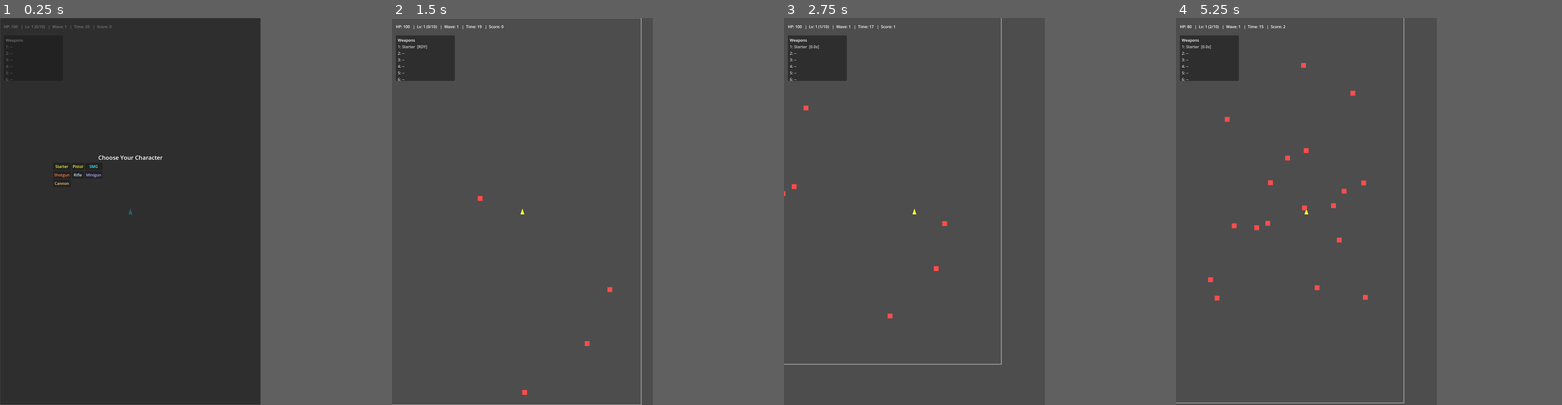
Above: before the commit, frames 1-4 (left to right).
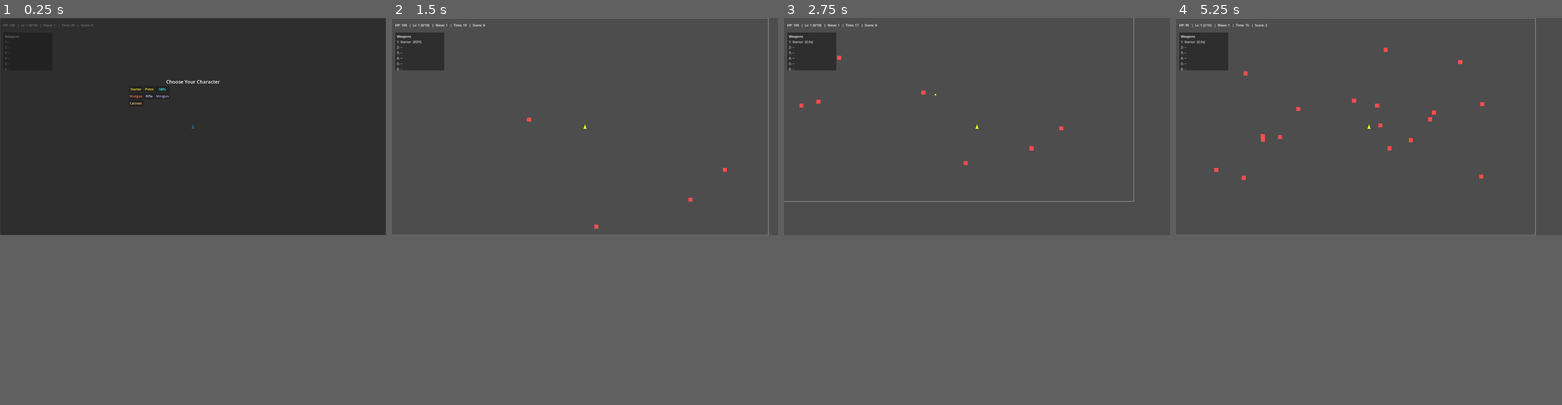
Above: after the commit, the same moments.

Repository: Deitox/Dexcoto
Game: Godot game, scene res://scenes/Main.tscn
Two runs of this game, one before a commit and one after it. Both use one fixed random seed, a clock stepped at 60 frames per second and the inputs below.
Inputs:
- Up to frame 1 (0.25 s): no input
- Up to frame 2 (1.5 s): click "Starter" at 0.5 s; tap Enter at 1.25 s; hold Right (ui_right) from 1.28 s (still down)
- Up to frame 3 (2.75 s): release Right (ui_right) at 2.03 s; hold Down (ui_down) from 2.03 s (still down)
- Up to frame 4 (5.25 s): release Down (ui_down) at 2.78 s; hold Right (ui_right) 2.78-3.53 s; hold Up (ui_up) 3.53-4.28 s; hold Left (ui_left) from 4.28 s (still down)
In our replay, the window is 540x800 before the commit and 799x449 after it. These sizes can differ from the game's own. Grey fills any space a smaller window leaves; there, only what the larger window draws over its background counts as a difference.

The runs differ from the first frame. In frame 1, 0.7% of the frame differs, in the area x 0-100%, y 0-100%; in frame 2, 1.8%; in frame 3, 1.9%; in frame 4, 2.3%, in the area x 0-94%, y 0-100%.

Commit message:
chore: set default window size to 1920x1080

Diff:
--- a/project.godot
+++ b/project.godot
@@ -14,6 +14,11 @@
 run/main_scene="res://scenes/Main.tscn"
 config/features=PackedStringArray("4.4")
 
+[display]
+
+window/size/viewport_width=1920
+window/size/viewport_height=1080
+
 [dotnet]
 
 project/assembly_name="Dexcoto"
@@ -21,8 +26,3 @@
 [rendering]
 
 renderer/rendering_method="mobile"
-
-[display]
-
-window/size/viewport_width=1080
-window/size/viewport_height=1920
